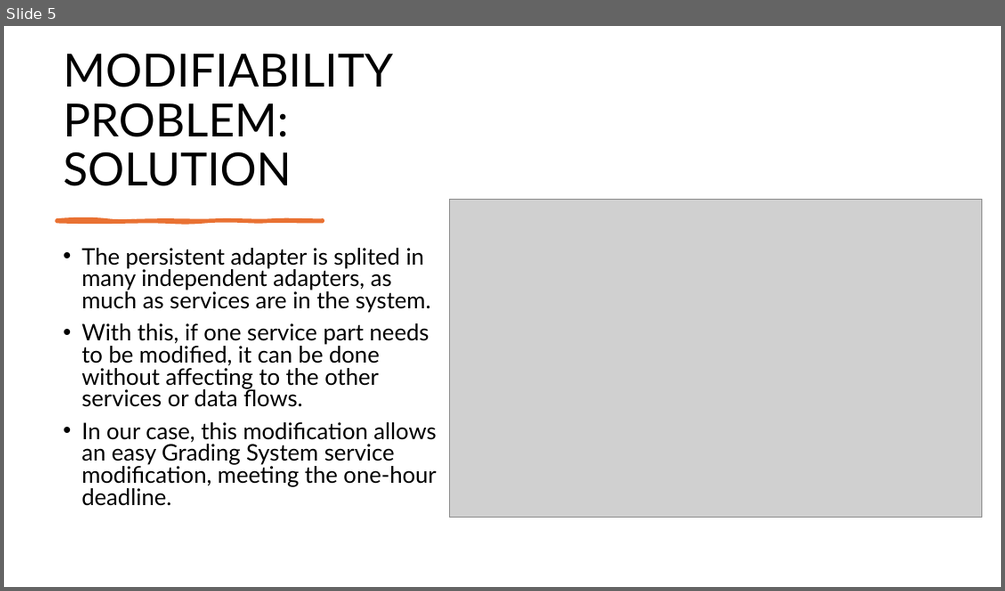
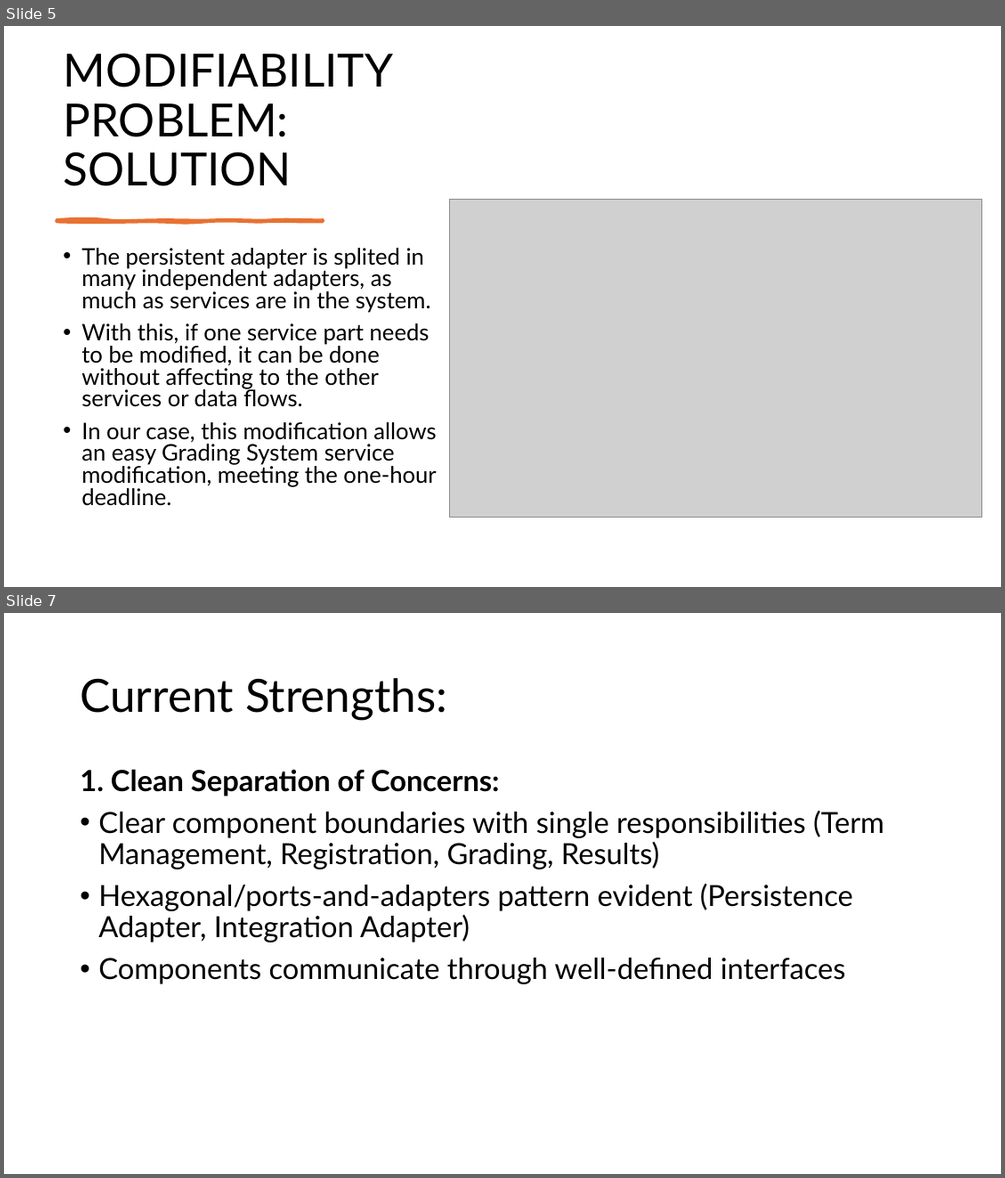
Before and after one commit to mayembe-martin/software_architecture_schedules, a slide deck: M2/Presentation_Qualities.pptx. Shown one above the other, each under a label of ours: slide 5 before the commit, slides 5 and 7 after it; the slides between them are not shown. The pictures are 1005x591 and 1005x1178 pixels, drawn with LibreOffice and Linux fonts; fonts in the diff are those of the drawing; grey boxes stand for pictures. Boxes give left, top, right and bottom in pixels: in the first picture for what was removed or moved away, otherwise in the second. Text is boxed around its words. In the diff, an @@ line names an element or a change of style, - is before the commit and + after.

```diff
--- a/M2/Presentation_Qualities.pptx
+++ b/M2/Presentation_Qualities.pptx
@@ slide 7 added at <box>4,613,1001,1174</box>, background #FFFFFF @@
@@ title added at <box>80,678,447,720</box>, 44 pt, text #000000 @@
+Current Strengths:
@@ text added at <box>80,769,884,984</box>, 28 pt, text #000000 @@
+1. Clean Separation of Concerns:
+• Clear component boundaries with single responsibilities (Term Management, Registration, Grading, Results)
+• Hexagonal/ports-and-adapters pattern evident (Persistence Adapter, Integration Adapter)
+• Components communicate through well-defined interfaces
```
Also in this commit, not shown: 7 other slides added.
